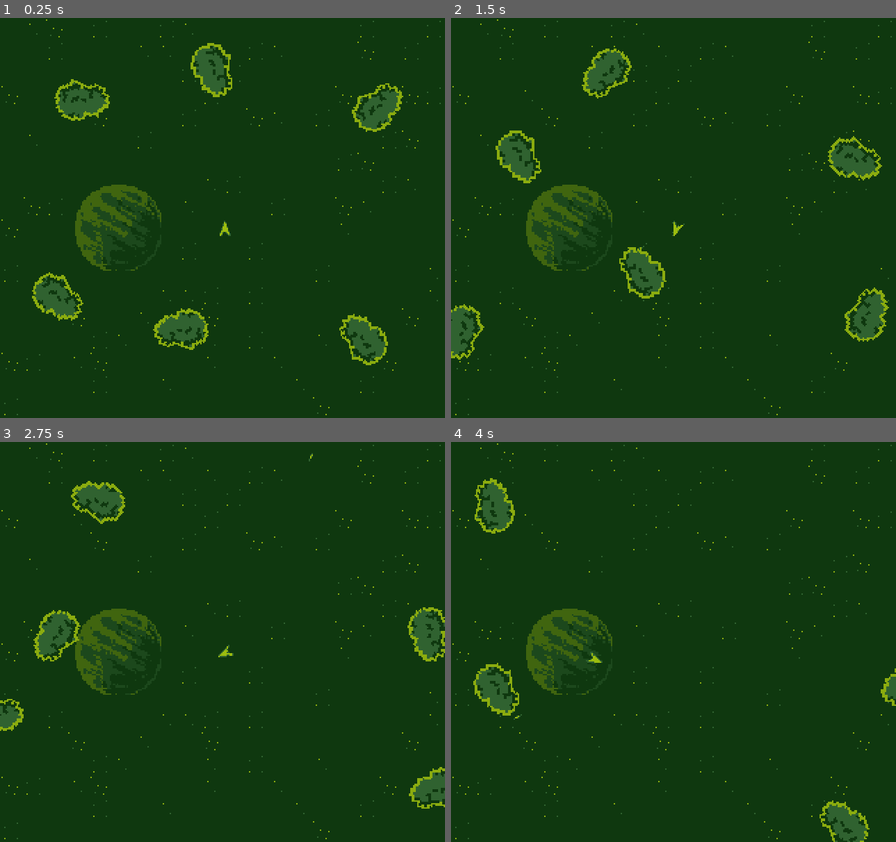
Above: before the commit, frames 1-4 (two rows, left to right).
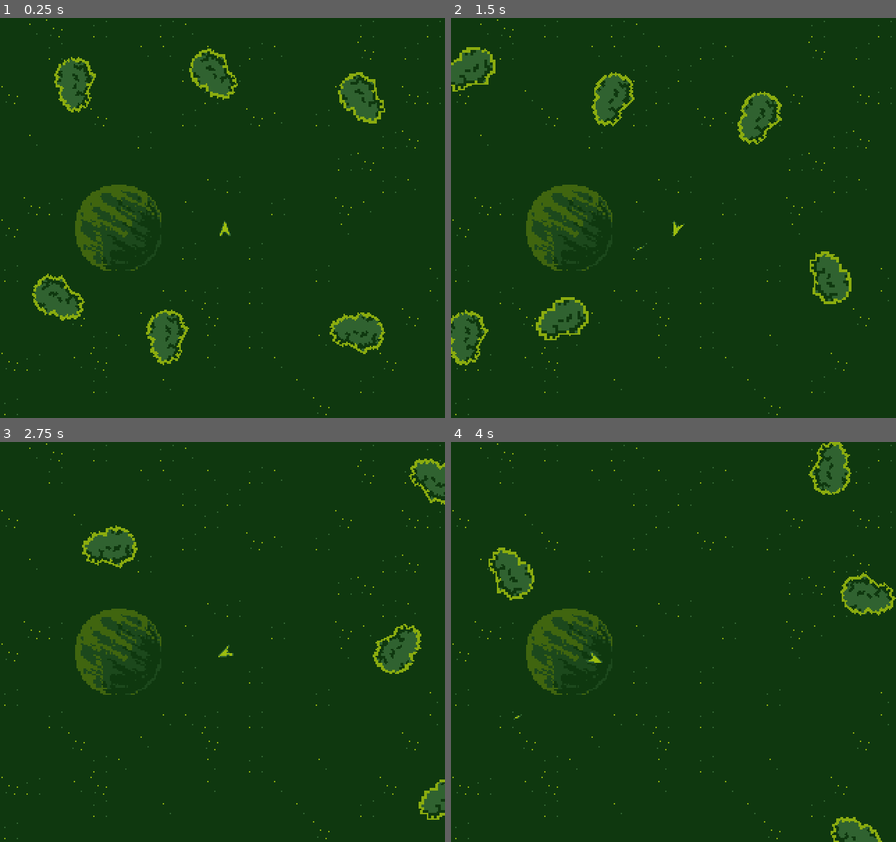
Above: after the commit, the same moments.

Repository: xorelcodes/asteroids-godot
Game: Godot game, scene res://Scenes/Levels/Level1.tscn
Same seed, same stepped clock (60 frames per second), same inputs: the game is played once before the commit and once after it.
Inputs:
- Up to frame 1 (0.25 s): no input
- Up to frame 2 (1.5 s): hold D (right) 0.53-1.28 s; tap Space (fire) at 0.6, 1.35 s; hold A (left) from 1.28 s (still down)
- Up to frame 3 (2.75 s): release A (left) at 2.03 s; hold D (right) from 2.03 s (still down); tap Space (fire) at 2.1 s
- Up to frame 4 (4 s): release D (right) at 2.78 s; hold W (up) 2.78-3.53 s; tap Space (fire) at 2.85, 3.6 s; hold A (left) from 3.53 s (still down)

The runs differ from the first frame. In frame 1, 4.8% of the frame differs, in the area x 7-91%, y 6-87%; in frame 2, 7.5%, in the area x 0-99%, y 7-87%; in frame 3, 4.9%; in frame 4, 4.4%.

Commit message:
Cleanup, screen handling all in GameManager

Diff:
--- a/Scenes/Actors/asteroid.tscn
+++ b/Scenes/Actors/asteroid.tscn
@@ -1,7 +1,7 @@
 [gd_scene load_steps=4 format=3 uid="uid://chm0nyqjmahhl"]
 
 [ext_resource type="Texture2D" uid="uid://c52m2rdo32ukt" path="res://Sprites/Asteroids/Asteroid2_64x64.png" id="1_4tpn5"]
-[ext_resource type="Script" path="res://Scripts/asteroid_physics.gd" id="1_8drwi"]
+[ext_resource type="Script" path="res://Scripts/Actors/Asteroid.gd" id="1_fescs"]
 
 [sub_resource type="CircleShape2D" id="CircleShape2D_55l3o"]
 resource_local_to_scene = true
@@ -16,7 +16,7 @@
 linear_damp_mode = 1
 angular_velocity = 0.872665
 angular_damp_mode = 1
-script = ExtResource("1_8drwi")
+script = ExtResource("1_fescs")
 speed = 2000
 
 [node name="Sprite2D" type="Sprite2D" parent="."]
--- a/Scenes/Actors/laser.tscn
+++ b/Scenes/Actors/laser.tscn
@@ -1,6 +1,6 @@
 [gd_scene load_steps=4 format=3 uid="uid://ieywgl8cf261"]
 
-[ext_resource type="Script" path="res://Scripts/laser.gd" id="1_01ec6"]
+[ext_resource type="Script" path="res://Scripts/Actors/Laser.gd" id="1_00vb1"]
 [ext_resource type="Texture2D" uid="uid://cit0xqtk2ucbx" path="res://Sprites/Projectiles/Laser1.png" id="2_ucysl"]
 
 [sub_resource type="RectangleShape2D" id="RectangleShape2D_oxjm6"]
@@ -10,7 +10,7 @@
 z_index = 5
 collision_layer = 2
 collision_mask = 6
-script = ExtResource("1_01ec6")
+script = ExtResource("1_00vb1")
 speed = 250
 
 [node name="Laser" type="Sprite2D" parent="."]
--- a/Scenes/Actors/player.tscn
+++ b/Scenes/Actors/player.tscn
@@ -1,7 +1,7 @@
 [gd_scene load_steps=4 format=3 uid="uid://1uqkm6pusndk"]
 
 [ext_resource type="Texture2D" uid="uid://nhb3tkww3365" path="res://Sprites/Player/PlayerShip1.png" id="1_gbjbl"]
-[ext_resource type="Script" path="res://Scripts/PlayerController.gd" id="1_qrj3k"]
+[ext_resource type="Script" path="res://Scripts/Actors/PlayerShip.gd" id="1_vbtsf"]
 
 [sub_resource type="RectangleShape2D" id="RectangleShape2D_xff4n"]
 size = Vector2(6, 8)
@@ -9,7 +9,7 @@
 [node name="Player" type="RigidBody2D" groups=["player"]]
 z_index = 5
 gravity_scale = 0.0
-script = ExtResource("1_qrj3k")
+script = ExtResource("1_vbtsf")
 impulse_strength = 100
 
 [node name="CollisionShape2D" type="CollisionShape2D" parent="."]
--- a/Scenes/Levels/Level1.tscn
+++ b/Scenes/Levels/Level1.tscn
@@ -1,12 +1,12 @@
 [gd_scene load_steps=5 format=3 uid="uid://dtiukbse7ee56"]
 
-[ext_resource type="Script" path="res://Scripts/GameManager.gd" id="1_cp6x2"]
+[ext_resource type="Script" path="res://Scripts/Managers/GameManager.gd" id="1_154hk"]
 [ext_resource type="PackedScene" uid="uid://vkb2hlb1byfa" path="res://Scenes/Backgrounds/bg1.tscn" id="1_rwdgr"]
 [ext_resource type="PackedScene" uid="uid://1uqkm6pusndk" path="res://Scenes/Actors/player.tscn" id="2_yd3ci"]
 [ext_resource type="PackedScene" uid="uid://chm0nyqjmahhl" path="res://Scenes/Actors/asteroid.tscn" id="3_l8s14"]
 
 [node name="Level1" type="Node2D"]
-script = ExtResource("1_cp6x2")
+script = ExtResource("1_154hk")
 
 [node name="Level1bg" parent="." instance=ExtResource("1_rwdgr")]
 
--- a/Scenes/Managers/AsteroidManager.tscn
+++ b/Scenes/Managers/AsteroidManager.tscn
@@ -1,6 +1,6 @@
 [gd_scene load_steps=2 format=3 uid="uid://e4oefy5aoot7"]
 
-[ext_resource type="Script" path="res://Scripts/AsteroidManager.gd" id="1_13lvh"]
+[ext_resource type="Script" path="res://Scripts/Managers/AsteroidManager.gd" id="1_c74i0"]
 
 [node name="AsteroidManager" type="Node"]
-script = ExtResource("1_13lvh")
+script = ExtResource("1_c74i0")
--- a/Scenes/Managers/GameManager.tscn
+++ b/Scenes/Managers/GameManager.tscn
@@ -1,11 +1,11 @@
 [gd_scene load_steps=4 format=3 uid="uid://tdgyx28th8e6"]
 
-[ext_resource type="Script" path="res://Scripts/GameManager.gd" id="1_xf4o4"]
+[ext_resource type="Script" path="res://Scripts/Managers/GameManager.gd" id="1_yp4ai"]
 [ext_resource type="PackedScene" uid="uid://e4oefy5aoot7" path="res://Scenes/Managers/AsteroidManager.tscn" id="2_cy3jh"]
 [ext_resource type="PackedScene" uid="uid://b83eve20ys1cu" path="res://Scenes/Managers/PlayerManager.tscn" id="3_7fhc3"]
 
 [node name="Game Manager" type="Node"]
-script = ExtResource("1_xf4o4")
+script = ExtResource("1_yp4ai")
 
 [node name="AsteroidManager" parent="." instance=ExtResource("2_cy3jh")]
 
--- a/Scenes/Managers/LevelManager.tscn
+++ b/Scenes/Managers/LevelManager.tscn
@@ -1,6 +1,6 @@
 [gd_scene load_steps=2 format=3 uid="uid://crpmlnqxp75h8"]
 
-[ext_resource type="Script" path="res://Scripts/LevelManager.gd" id="1_13f0s"]
+[ext_resource type="Script" path="res://Scripts/Managers/LevelManager.gd" id="1_oub2o"]
 
 [node name="LevelManager" type="Node"]
-script = ExtResource("1_13f0s")
+script = ExtResource("1_oub2o")
--- a/Scenes/Managers/PlayerManager.tscn
+++ b/Scenes/Managers/PlayerManager.tscn
@@ -1,6 +1,6 @@
 [gd_scene load_steps=2 format=3 uid="uid://b83eve20ys1cu"]
 
-[ext_resource type="Script" path="res://Scripts/PlayerManager.gd" id="1_77ak3"]
+[ext_resource type="Script" path="res://Scripts/Managers/PlayerManager.gd" id="1_57nis"]
 
 [node name="PlayerManager" type="Node"]
-script = ExtResource("1_77ak3")
+script = ExtResource("1_57nis")
--- a/Scenes/Managers/UIManager.tscn
+++ b/Scenes/Managers/UIManager.tscn
@@ -1,6 +1,6 @@
 [gd_scene load_steps=2 format=3 uid="uid://baluto5yoq5dr"]
 
-[ext_resource type="Script" path="res://Scripts/UIManager.gd" id="1_h5dyd"]
+[ext_resource type="Script" path="res://Scripts/Managers/UIManager.gd" id="1_810n3"]
 
 [node name="UIManager" type="Node"]
-script = ExtResource("1_h5dyd")
+script = ExtResource("1_810n3")
--- a/Scripts/asteroid_physics.gd
+++ b/Scripts/Actors/Asteroid.gd
@@ -49,15 +49,4 @@
 		isDestroyed = true
 
 func _integrate_forces(state):
-	_wrap_screen(state)
-
-func _wrap_screen(state):
-
-	if state.transform.origin.x < -10:
-		state.transform.origin.x = get_viewport_rect().size.x + 9
-	if state.transform.origin.x > get_viewport_rect().size.x +10:
-		state.transform.origin.x = -9
-	if state.transform.origin.y < -10:
-		state.transform.origin.y = get_viewport_rect().size.y  + 9
-	if state.transform.origin.y > get_viewport_rect().size.y + 10:
-		state.transform.origin.y = -9
+	GameManager.wrap_screen(state, 10)
--- /dev/null
+++ b/Scripts/Actors/Laser.gd
@@ -0,0 +1,22 @@
+extends Area2D
+
+@export var speed = 400
+
+var direction = Vector2.UP
+
+func _ready():
+	direction = Vector2.UP.rotated(rotation)
+
+func _process(delta):
+	position = position + speed * direction * delta
+	#if off the screen, destroy laser. will change this to time based later
+	if(position.x < 0 || position.x > GameManager.screen_width || position.y < 0
+		|| position.y > GameManager.screen_height):
+        #print("Laser Cleanup on aisle 2")
+		queue_free()
+
+func _on_body_entered(body:Node2D):
+	#signal to the asteroid it's destroyed
+	if(body.is_in_group("asteroid")):
+		body.destroyAsteroid()
+		queue_free()
--- a/Scripts/PlayerController.gd
+++ b/Scripts/Actors/PlayerShip.gd
@@ -24,6 +24,15 @@
 	_isShipDestroyed()
 	#reset angular velocity to 0 for better ship handling
 	angular_velocity = 0
+	_input_handling()
+
+#check every physic frame to see if ship is destroyed, if so emit a signal that it has been destroyed, and destroy this object
+func _isShipDestroyed():
+	if ship_hit:
+		emit_signal("ship_destroyed")
+		queue_free()
+
+func _input_handling():
 	#impule forward
 	if(Input.is_action_pressed("up")):
 		apply_force(Vector2.UP.rotated(rotation) * impulse_strength)
@@ -32,28 +41,9 @@
 	if(Input.is_action_pressed("left")):
 		angular_velocity = -rotation_speed
 
-#check every physic frame to see if ship is destroyed, if so emit a signal that it has been destroyed, and destroy this object
-func _isShipDestroyed():
-	if ship_hit:
-		emit_signal("ship_destroyed")
-		queue_free()
-
 #call from outside object telling the ship it is dealt damage (future could include a damage amount, ex for shields or hull health)
 func ship_damaged():
 	ship_hit = true
 
 func _integrate_forces(state):
-	_wrap_screen(state)
-
-#checking for ship hitting edge of screen boundaries, move it to the opposite side if so
-func _wrap_screen(state):
-
-	if state.transform.origin.x < 0:
-		state.transform.origin.x = get_viewport_rect().size.x
-	if state.transform.origin.x > get_viewport_rect().size.x:
-		state.transform.origin.x = 0
-
-	if state.transform.origin.y < 0:
-		state.transform.origin.y = get_viewport_rect().size.y
-	if state.transform.origin.y > get_viewport_rect().size.y:
-		state.transform.origin.y = 0
+	GameManager.wrap_screen(state, 3)
--- a/Scripts/AsteroidManager.gd
+++ b/Scripts/Managers/AsteroidManager.gd
@@ -11,7 +11,6 @@
 
 func _enter_tree():
 	GameManager.spawn_init_asteroids.connect(_spawn_init_asteroids)
-
 
 func _ready():
 	pass
@@ -29,10 +28,12 @@
 		yRando = rng.randf_range(100, screen_height / 2 -50) if rng.randi_range(0,1) ==0 else rng.randf_range(screen_height + 50, screen_height -100)
 		new_asteroid.position = Vector2(xRando, yRando)
 		new_asteroid.asteroid_destroyed.connect(_asteroid_destroyed)
+
 		#new_asteroid.scored.connect(_add_score)
 		add_child(new_asteroid)
 		asteroids.append(new_asteroid)
 	pass
+
 
 #function called to destroy an asteroid, spawning smaller rocks if needed
 func _asteroid_destroyed(asteroid : Asteroid):
--- a/Scripts/GameManager.gd
+++ b/Scripts/Managers/GameManager.gd
@@ -5,16 +5,14 @@
 
 signal spawn_player()
 signal spawn_init_asteroids()
+signal laser_hit(hit_asteroid : Asteroid)
 
-
-var player1
 var screen_width
 var screen_height
+var total_score: int
 
 var rng = RandomNumberGenerator.new()
 
-
-var total_score: int
 func _enter_tree():
 	#get screen height and width for later spawn calculations
 	screen_width = get_viewport().get_visible_rect().size.x
@@ -39,10 +37,19 @@
 	print("Lives left: " + str(lives_left))
 
 
-
+#checking for incoming object, no matter type,
+#hitting edge of screen boundaries, move it to the opposite side if so
+func wrap_screen(state, buffer):
+	var spawnPoint = buffer - 1
+	if state.transform.origin.x < -buffer:
+		state.transform.origin.x = screen_width + spawnPoint
+	if state.transform.origin.x > screen_width +buffer:
+		state.transform.origin.x = -spawnPoint
+	if state.transform.origin.y < -buffer:
+		state.transform.origin.y = screen_height  + spawnPoint
+	if state.transform.origin.y > screen_height + buffer:
+		state.transform.origin.y = -spawnPoint
 
 func _process(delta):
 	if(Input.is_action_just_pressed("restart")):
 		get_tree().reload_current_scene()
-
-#todo: create asteroid manager maybe? what managers do I need, what is the scope in each
--- a/Scripts/PlayerControl.gd
+++ /dev/null
@@ -1 +0,0 @@
-extends CharacterBody2D
--- a/Scripts/laser.gd
+++ /dev/null
@@ -1,26 +0,0 @@
-extends Area2D
-
-@export var speed = 400
-
-var direction = Vector2.UP
-
-func _ready():
-    direction = Vector2.UP.rotated(rotation)
-
-func _process(delta):
-    var width = get_viewport().get_visible_rect().size.x
-    var height = get_viewport().get_visible_rect().size.y
-    position = position + speed * direction * delta
-    if(position.x < 0 || position.x > width || position.y < 0 || position.y > height):
-        #print("Laser Cleanup on aisle 2")
-        queue_free()
-
-func _on_area_shape_entered(area_rid:RID, area:Area2D, area_shape_index:int, local_shape_index:int):
-    queue_free()
-
-
-func _on_body_entered(body:Node2D):
-    if(body.is_in_group("asteroid")):
-        body.destroyAsteroid()
-        body.queue_free()
-        queue_free()
--- a/project.godot
+++ b/project.godot
@@ -17,7 +17,7 @@
 
 [autoload]
 
-GameManager="*res://Scripts/GameManager.gd"
+GameManager="*res://Scripts/Managers/GameManager.gd"
 
 [display]
 
Renamed: Scripts/LevelManager.gd -> Scripts/Managers/LevelManager.gd
Renamed: Scripts/PlayerManager.gd -> Scripts/Managers/PlayerManager.gd
Renamed: Scripts/UIManager.gd -> Scripts/Managers/UIManager.gd
